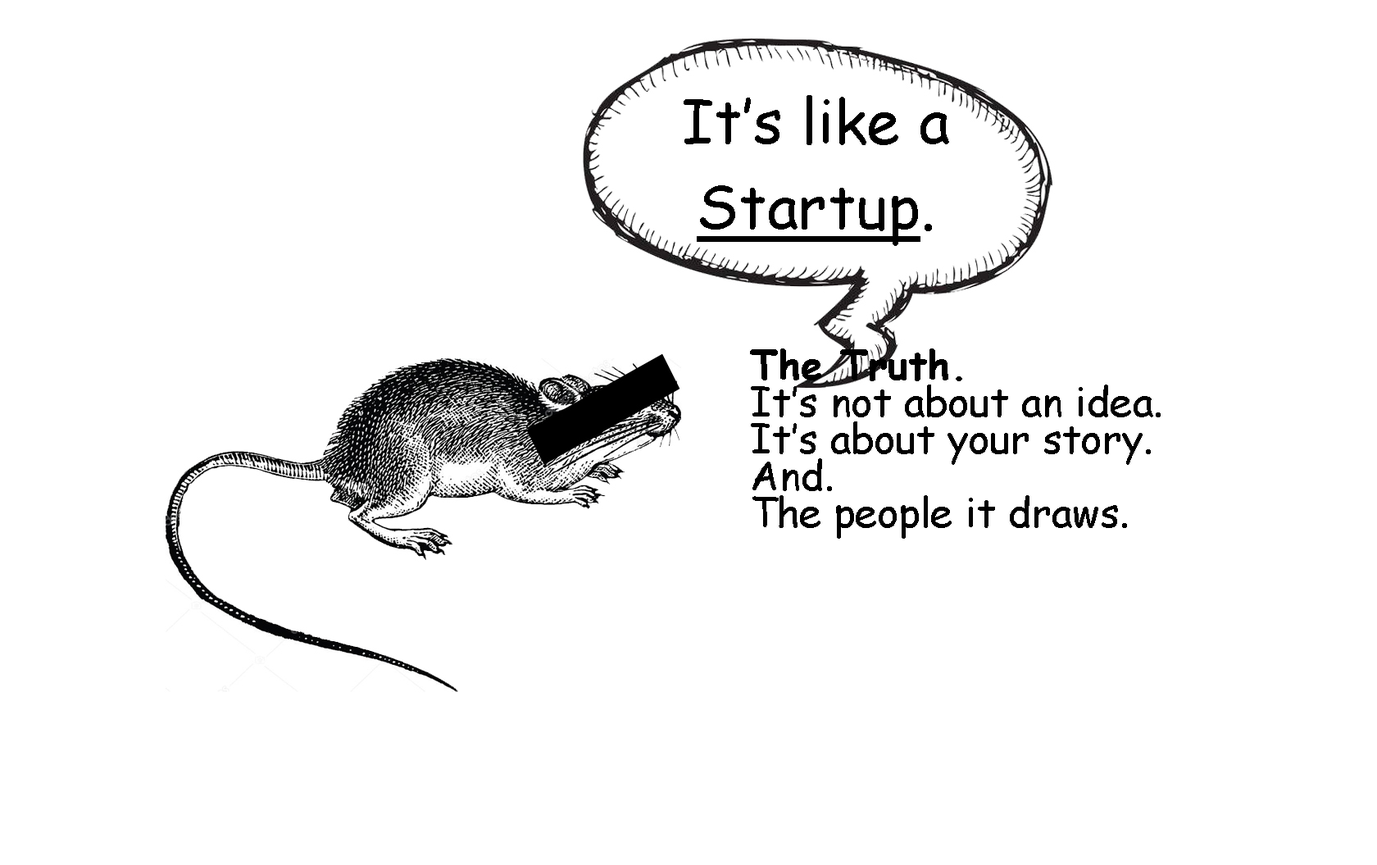
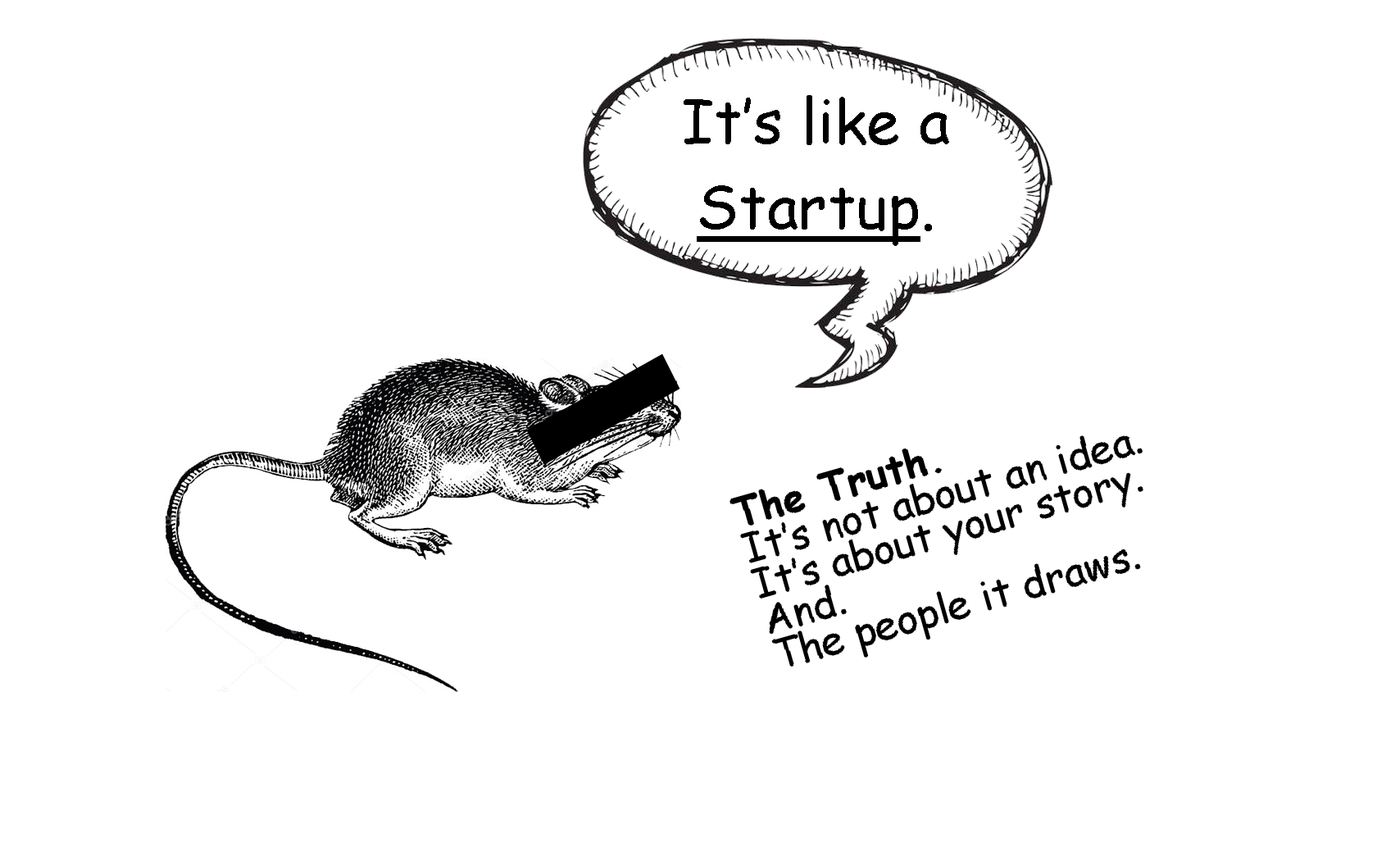
Layers edited between the first and the second (1377, 865) image:
painted on "The Truth. ..." over [729, 348, 1161, 667]
